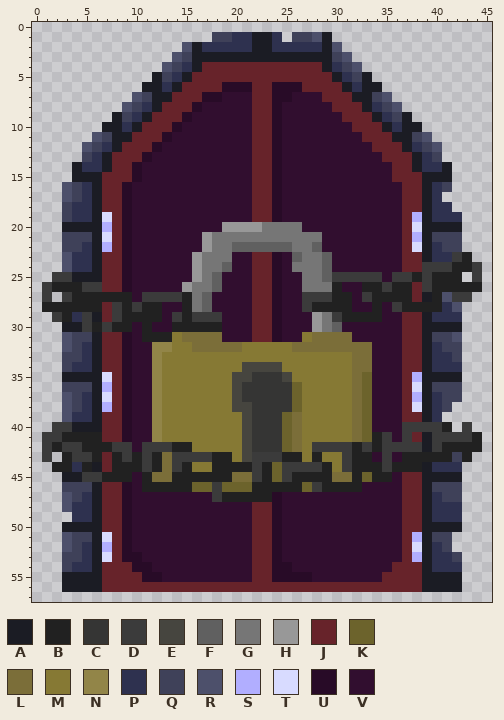
Edited in one commit: pixel-art sprite (BlinkBladeUnityProject/Assets/PROTOTYPE/Art/Environment/PlaceholderSprites/Lv1/Lv1doorLocked.png). This is how it looked before the edit.
The file is 46x58 pixels. Colours within 5 levels of each other are drawn and written as one.
Palette (. is transparent): A #1b1c24  B #212121  C #353534  D #3b3b3b  E #46453f  F #606060  G #767676  H #989898  J #67232a  K #6c632c  L #7b6e39  M #867934  N #928548  P #2e314f  Q #3f4159  R #4d506b  S #b1aeff  T #d8dbff  U #280b27  V #310e2f
The result:
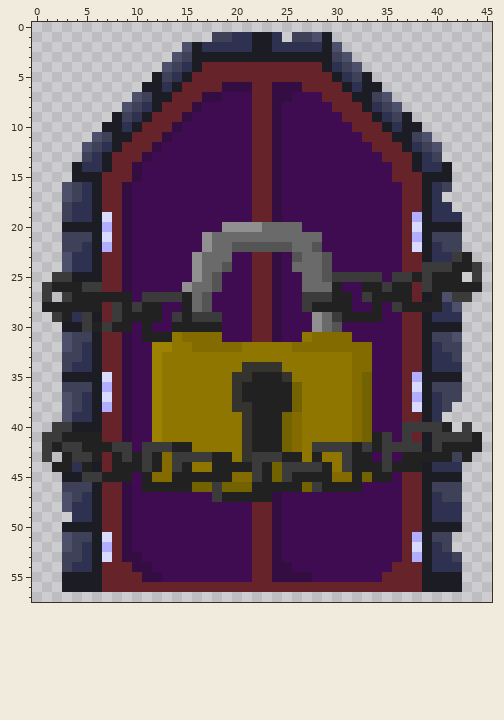
Edits made:
colour E: #46453f -> #34332d
colour F: #606060 -> #545454
colour G: #767676 -> #6a6a6a
colour H: #989898 -> #909090
colour K: #6c632c -> #736200
colour L: #7b6e39 -> #846b00
colour M: #867934 -> #8f7600
colour N: #928548 -> #9c8200
colour U: #280b27 -> #340e42
colour V: #310e2f -> #3f0b51
y 35: x 22..24 CCC -> BBB
y 36..37: x 21..25 CCCCC -> BBBBB
y 38: x 22..25 CCCC -> BBBB
y 39..42: x 22..24 CCC -> BBB
Boxes around the changes in both pictures, in picture pixels (x1, y1, x2, y2):
changed: (122, 82, 402, 582)
